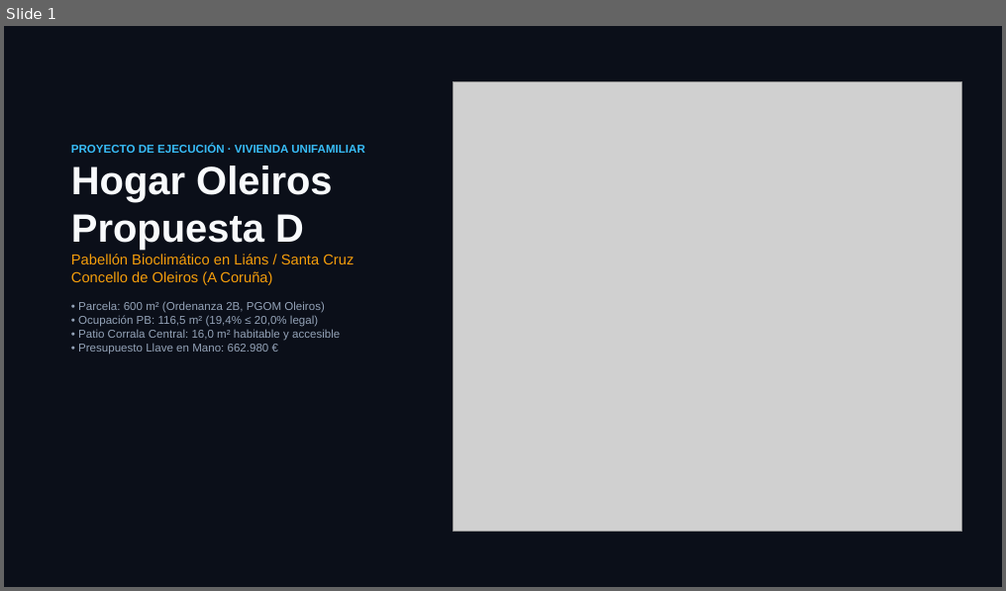
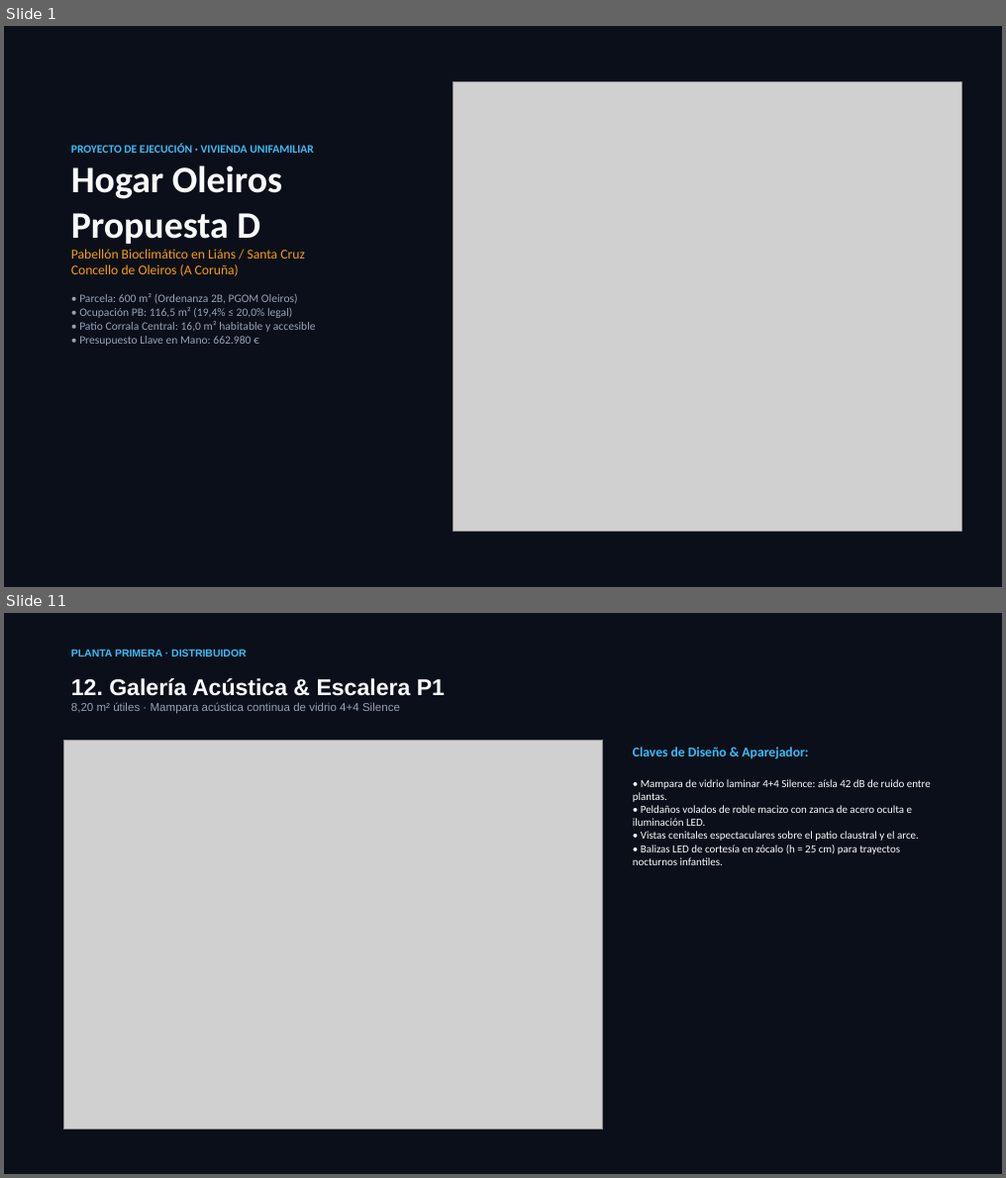
Before and after one commit to landslore/oleiros, a slide deck: propuestas/Presentacion_Hogar_Oleiros_Propuesta_D.pptx. Shown one above the other, each under a label of ours: slide 1 before the commit, slides 1 and 11 after it; the slides between them are not shown. The pictures are 1006x591 and 1006x1178 pixels, drawn with LibreOffice and Linux fonts; fonts in the diff are those of the drawing; grey boxes stand for pictures. Boxes give left, top, right and bottom in pixels: in the first picture for what was removed or moved away, otherwise in the second. Text is boxed around its words. In the diff, an @@ line names an element or a change of style, - is before the commit and + after.

Commit message:
feat(propuesta-d): corrigue render salon eliminando segundo patio falso y finaliza deck PPTX y dossier HTML interactivo

```diff
--- a/propuestas/Presentacion_Hogar_Oleiros_Propuesta_D.pptx
+++ b/propuestas/Presentacion_Hogar_Oleiros_Propuesta_D.pptx
@@ slide 11 added at (4, 613, 1002, 1174), background #0B0F19 @@
@@ text added at (71, 649, 247, 657), 10 pt, text #38BDF8, bold @@
+PLANTA PRIMERA · DISTRIBUIDOR
@@ text added at (71, 678, 445, 714), 11 pt, text #94A3B8 @@
+12. Galería Acústica & Escalera P1
+8,20 m² útiles · Mampara acústica continua de vidrio 4+4 Silence
@@ picture added at (63, 741, 603, 1130) @@
@@ text added at (633, 747, 931, 865), 10.5 pt, text #F8FAFC @@
+Claves de Diseño & Aparejador:
+• Mampara de vidrio laminar 4+4 Silence: aísla 42 dB de ruido entre plantas.
+• Peldaños volados de roble macizo con zanca de acero oculta e iluminación LED.
+• Vistas cenitales espectaculares sobre el patio claustral y el arce.
+• Balizas LED de cortesía en zócalo (h = 25 cm) para trayectos nocturnos infantiles.
@@ slide 1 changed as well @@
@@ text "PROYECTO DE EJECUCIÓN · VIVIENDA ..." at (71, 144, 316, 346): font Arial to Calibri; size 38 to 36 pt in "Hogar Oleiros Propuesta D"; size 14 to 13 pt in "Pabellón Bioclimático en Liáns / Santa Cruz ..." @@
```
Also in this commit, not shown: 5 other slides changed, 7 other slides added, 2 slides removed, 10 other files.
